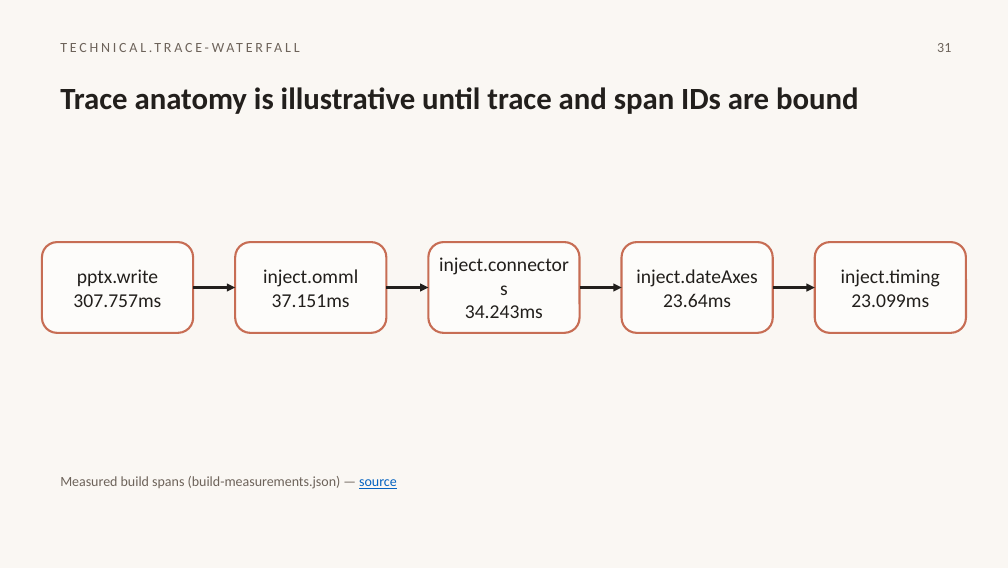
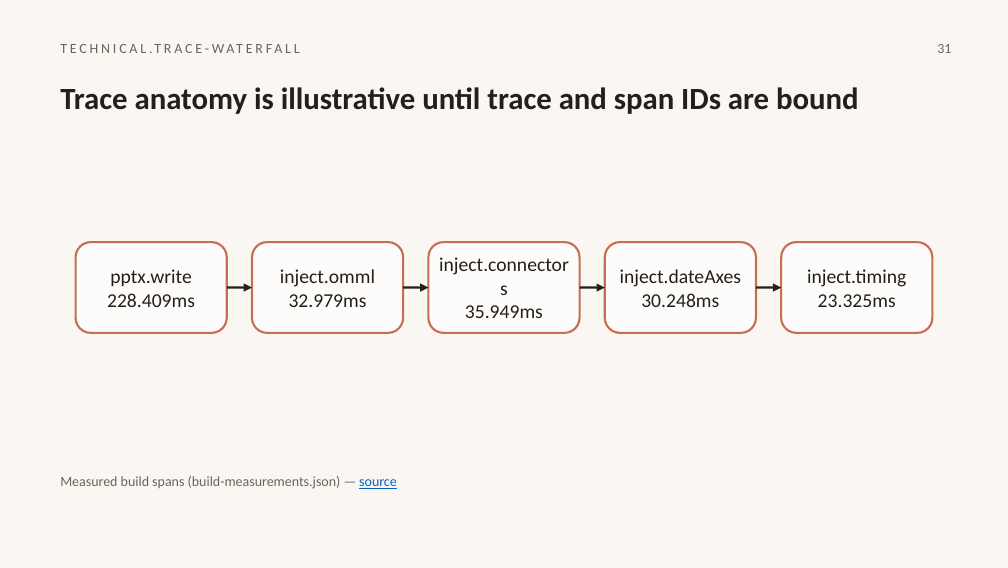
Before and after one commit to HomenShum/NodeSlide, a slide deck: slide 31 of outputs/atlas-v3-native/roundtrip-ppt.pptx. Drawn at 1008x568 pixels with LibreOffice and Linux fonts; fonts in the diff are those of the drawing. Boxes give left, top, right and bottom in pixels: in the first picture for what was removed or moved away, otherwise in the second. Text is boxed around its words. In the diff, an @@ line names an element or a change of style, - is before the commit and + after.

```diff
--- a/outputs/atlas-v3-native/roundtrip-ppt.pptx
+++ b/outputs/atlas-v3-native/roundtrip-ppt.pptx
@@ rounded rectangle: place and size @@
-rounded rectangle at [42, 242, 194, 333]
+rounded rectangle at [76, 242, 227, 333]
@@ text "pptx.write": place and size @@
-text "pptx.write" at [73, 269, 161, 307]
+text "pptx.write" at [107, 269, 195, 307]
@@ rounded rectangle: place and size @@
-rounded rectangle at [235, 242, 386, 333]
+rounded rectangle at [252, 242, 403, 333]
@@ text "inject.omml": place and size @@
-text "inject.omml" at [263, 269, 358, 307]
+text "inject.omml" at [280, 269, 375, 307]
@@ rounded rectangle: place and size @@
-rounded rectangle at [622, 242, 773, 333]
+rounded rectangle at [605, 242, 756, 333]
@@ text "inject.dateAxes": place and size @@
-text "inject.dateAxes" at [636, 269, 757, 307]
+text "inject.dateAxes" at [620, 269, 741, 307]
@@ proportions changed in 5 elements at [428, 242, 580, 333], [252, 242, 403, 333], [605, 242, 756, 333], [76, 242, 227, 333], [781, 242, 932, 333] @@
@@ text "inject.timing": place and size @@
-text "inject.timing" at [841, 269, 940, 307]
+text "inject.timing" at [807, 269, 906, 307]
@@ rounded rectangle: place and size @@
-rounded rectangle at [814, 242, 966, 333]
+rounded rectangle at [781, 242, 932, 333]
@@ text at [107, 293, 195, 307]: text changed @@
-307.757ms
+228.409ms
@@ arrow moved from (194, 287) - (235, 287) to (227, 287) - (252, 287) @@
@@ text at [289, 294, 367, 307]: text changed @@
-37.151ms
+32.979ms
@@ arrow moved from (386, 287) - (428, 287) to (403, 287) - (428, 287) @@
@@ arrow moved from (580, 287) - (622, 287) to (580, 287) - (605, 287) @@
@@ text at [641, 293, 719, 307]: text changed @@
-23.64ms
+30.248ms
@@ arrow moved from (773, 287) - (814, 287) to (756, 287) - (781, 287) @@
@@ text at [818, 294, 896, 307]: text changed @@
-23.099ms
+23.325ms
@@ text at [465, 305, 543, 318]: text changed @@
-34.243ms
+35.949ms
```
Also in this commit, not shown: 30 other slides changed.
